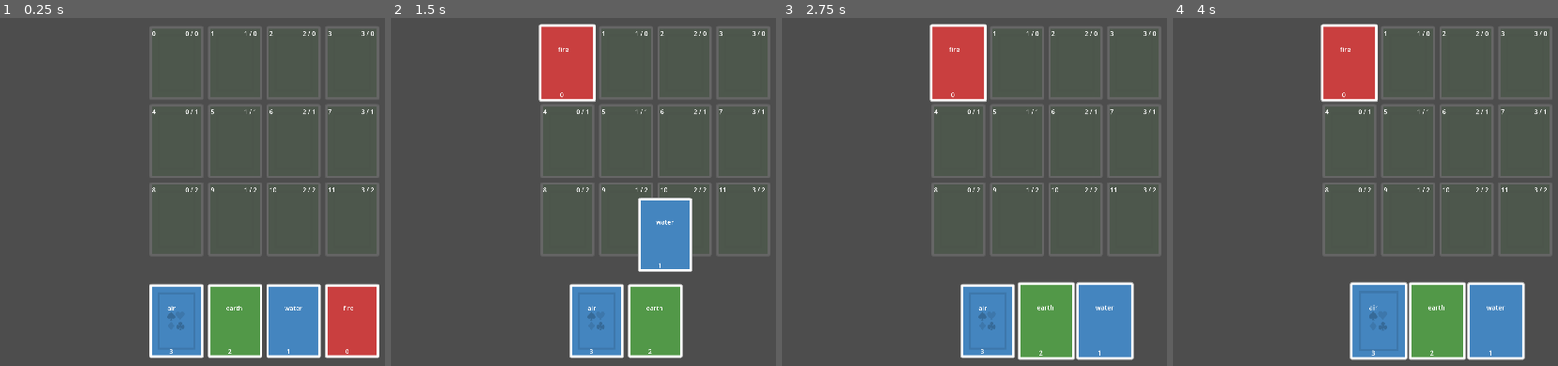
Above: before the commit, frames 1-4 (left to right).
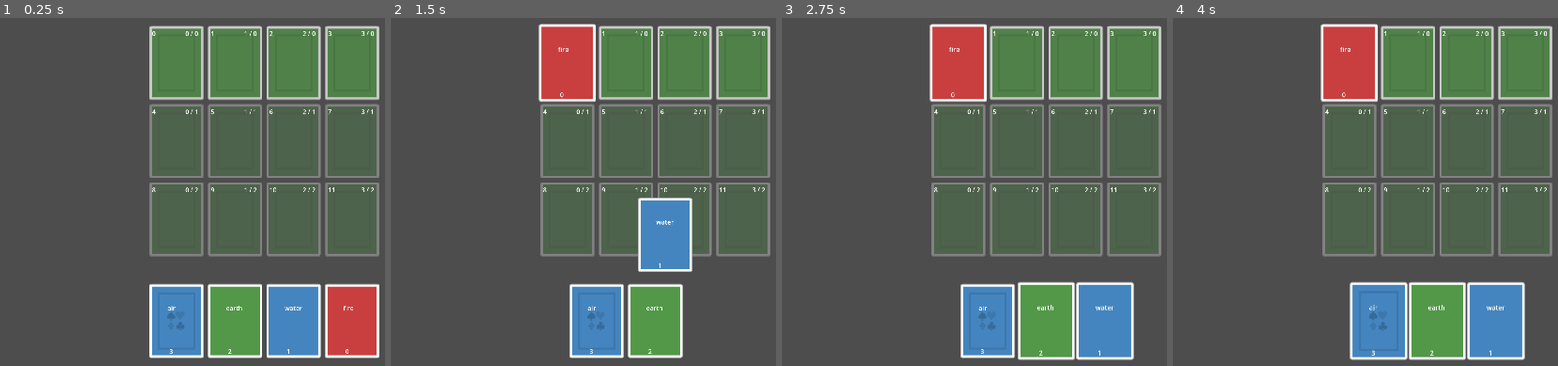
Above: after the commit, the same moments.

Repository: UncleReed/GodotDeckBuilder
Game: Godot game, scene res://Scenes/TestScene.tscn
Two runs of this game, one before a commit and one after it. Both use one fixed random seed, a clock stepped at 60 frames per second and the inputs below.
Inputs (mouse positions are in pixels of both pictures, inside the frame that each line leads up to):
- Up to frame 1 (0.25 s): no input
- Up to frame 2 (1.5 s): tap Enter at 0.5 s; drag from (741, 320) to (568, 63) at 0.52 s; drag from (714, 320) to (568, 63) at 1.27 s
- Up to frame 3 (2.75 s): move the mouse to (1047, 320) at 2.02 s; click (1047, 320) at 2.17 s
- Up to frame 4 (4 s): tap Space at 2.75 s; drag from (1377, 320) to (1350, 63) at 2.77 s; move the mouse to (outside the picture) at 3.52 s; click (outside the picture) at 3.67 s

The runs differ from the first frame. In frame 1, 15% of the frame differs, in the area x 38-99%, y 2-69%; in frame 2, 12%; in frame 3, 12%; in frame 4, 12%.

Commit message:
[001] Interactable only top slots

Diff:
--- a/Scenes/card_slot.tscn
+++ b/Scenes/card_slot.tscn
@@ -13,6 +13,11 @@
 modulate = Color(1, 1, 1, 0.141176)
 z_index = -1
 texture = ExtResource("1_6f42i")
+
+[node name="ColorRect" type="ColorRect" parent="BG"]
+offset_left = -63.0
+offset_right = 63.0
+offset_bottom = 22.0
 
 [node name="Area2D" type="Area2D" parent="."]
 collision_layer = 2
@@ -39,6 +44,6 @@
 
 [node name="Card_Info" type="Label" parent="."]
 offset_left = -63.0
-offset_top = 16.0
+offset_top = 30.0
 offset_right = 63.0
-offset_bottom = 39.0
+offset_bottom = 53.0
--- a/Scripts/card_manager.gd
+++ b/Scripts/card_manager.gd
@@ -35,7 +35,7 @@
 func finish_drag():
 	card_dragged.scale = Vector2(1.05,1.05)
 	var card_slot_found = raycat_card_slot()
-	if card_slot_found and not card_slot_found.card_in_slot:
+	if card_slot_found and not card_slot_found.card_in_slot and card_slot_found.slot_interactable:
 		player_hand_ref.remove_card_from_hand(card_dragged)
 		card_dragged.position = card_slot_found.position
 		card_dragged.get_node("Area2D/CollisionShape2D").disabled = true
--- a/Scripts/card_slot.gd
+++ b/Scripts/card_slot.gd
@@ -1,10 +1,27 @@
 extends Node2D
 
 var card_in_slot = false
+var slot_empty = true
+var slot_available_for_drop = false
+var slot_interactable = false
+var BG_Alpha_notInteractable: float = 0.3
+var BG_Alpha_Interactable: float = 0.7
 
-func show_state(array_pos, array_number):
+func show_slot_state(array_pos, array_number, _slot_empty, _slot_available_for_drop, _slot_interactable):
 	$Array_Pos.text = array_pos
 	$Array_Number.text = array_number
+	if slot_empty:
+		$BG/ColorRect.visible = false
+	else:
+		$BG/ColorRect.visible = true
+
+	if _slot_interactable:
+		$BG.modulate = Color(1,1,1,BG_Alpha_Interactable)
+	else:
+		$BG.modulate = Color(1,1,1,BG_Alpha_notInteractable)
+
+	slot_interactable = _slot_interactable
+
 
 func show_card_info(name):
 	$Card_Info.text = name
--- a/Scripts/grid_manager.gd
+++ b/Scripts/grid_manager.gd
@@ -6,6 +6,18 @@
 @export var hight_offset: int = 200
 var first_slot_pos_x
 var first_slot_pos_y
+var slot_empty = true
+var slot_available_for_drop = false
+var slot_interactable = false
+var slot_earth_points = 0
+var slot_air_points = 0
+var slot_water_points = 0
+var slot_fire_points = 0
+var slot_enemy_type = 0 #0 - land 1 - enemy 2 - bonus
+var slot_player = false
+
+
+
 # Called when the node enters the scene tree for the first time.
 func _ready() -> void:
 	first_slot_pos_x = get_viewport().size.x/2 - width_offset * columns/2 + width_offset/2
@@ -14,13 +26,19 @@
 	var array_number = 0
 	for y in range(rows):
 		for x in range(columns):
+			#top slots interactable
+			if y < 1 and x <= 3:
+				slot_interactable = true
+			else:
+				slot_interactable = false
+
+
 			var new_slot = card_slot.instantiate()
 			add_child(new_slot)
 			new_slot.position = Vector2(first_slot_pos_x + width_offset*x, first_slot_pos_y + hight_offset*y)
 			var array_pos = str(x) + " / " + str(y)
-			new_slot.show_state(array_pos, str(array_number))
+			new_slot.show_slot_state(array_pos, str(array_number), slot_empty, slot_available_for_drop, slot_interactable)
 			array_number+=1
-			print(new_slot.position)
 
 # Called every frame. 'delta' is the elapsed time since the previous frame.
 func _process(delta: float) -> void:
